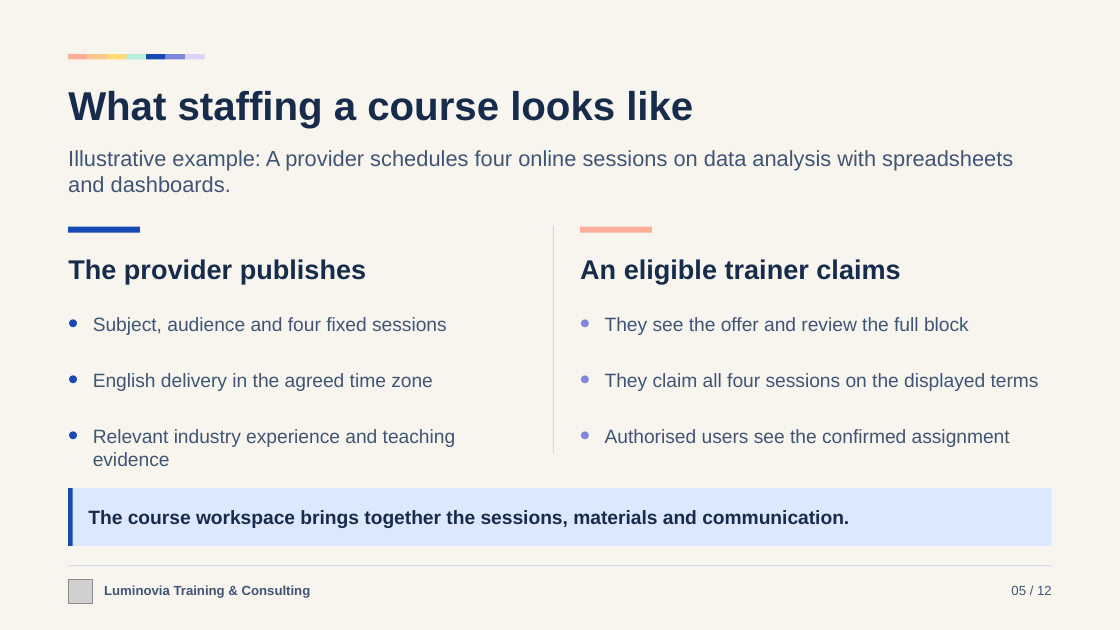
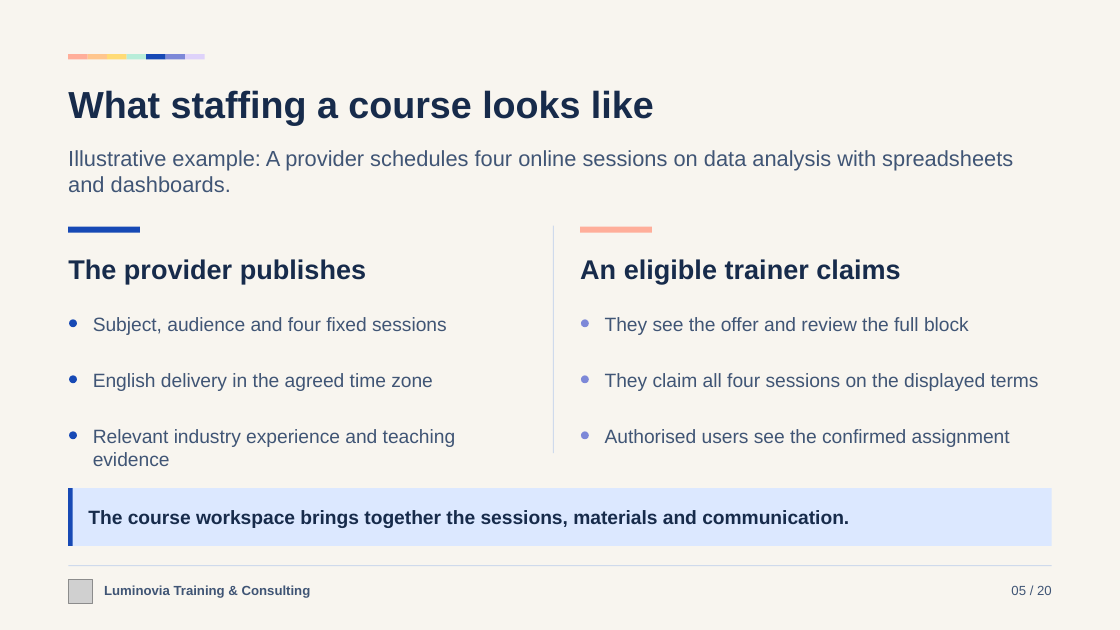
Before and after one commit to Luminovia-Training-Consulting/Luminovia-Management-Tool, a slide deck: slide 5 of docs/sales/luminovia-sales-deck-en.pptx. Drawn at 1120x630 pixels with LibreOffice and Linux fonts; fonts in the diff are those of the drawing; grey boxes stand for pictures. Boxes give left, top, right and bottom in pixels: in the first picture for what was removed or moved away, otherwise in the second. Text is boxed around its words. In the diff, an @@ line names an element or a change of style, - is before the commit and + after.

```diff
--- a/docs/sales/luminovia-sales-deck-en.pptx
+++ b/docs/sales/luminovia-sales-deck-en.pptx
@@ text "What staffing a course looks ..." at <box>68,90,654,125</box>: size 34.5 to 32.2 pt @@
@@ text at <box>1011,586,1052,595</box>: text changed @@
-05 / 12
+05 / 20
```
Also in this commit, not shown: 11 other slides changed, 8 slides added, 3 other files.
